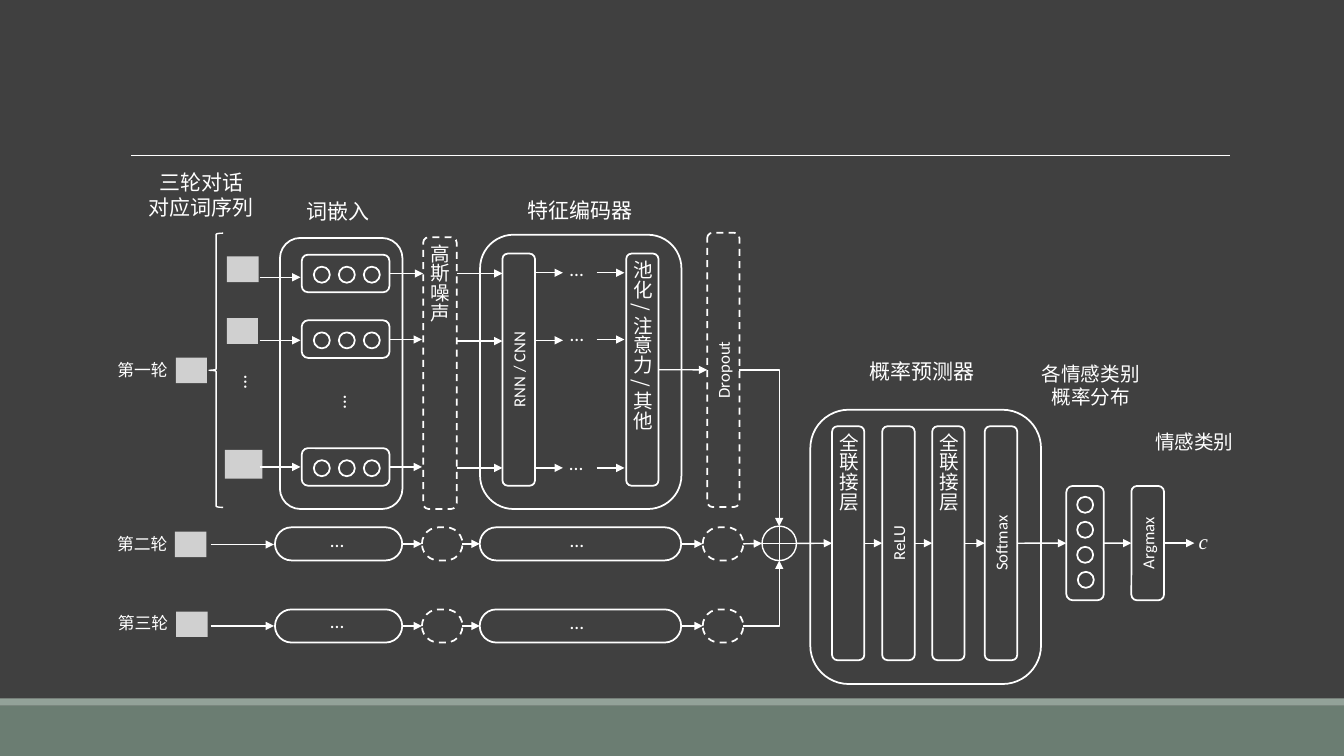
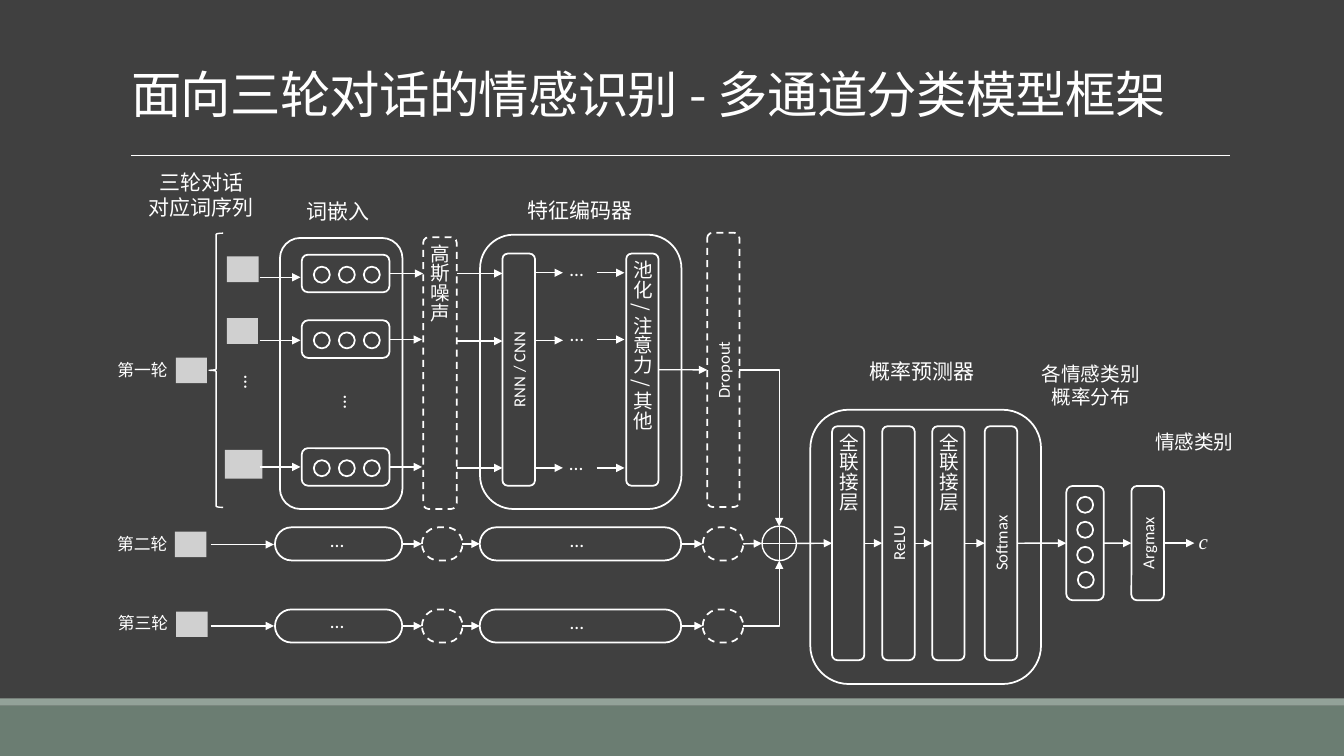
Before and after one commit to liangxh/grad2019, a slide deck: slide 28 of 计研163_梁锡豪_2016211014.pptx. Drawn at 1344x756 pixels with LibreOffice and Linux fonts; fonts in the diff are those of the drawing; grey boxes stand for pictures. Boxes give left, top, right and bottom in pixels: in the first picture for what was removed or moved away, otherwise in the second. Text is boxed around its words. In the diff, an @@ line names an element or a change of style, - is before the commit and + after.

```diff
--- a/计研163_梁锡豪_2016211014.pptx
+++ b/计研163_梁锡豪_2016211014.pptx
@@ title added at (131, 70, 1166, 117), 36 pt, text #FFFFFF @@
+面向三轮对话的情感识别 - 多通道分类模型框架
```
Also in this commit, not shown: 15 other slides changed, 3 slides added, 3 slides removed, 7 other files.
